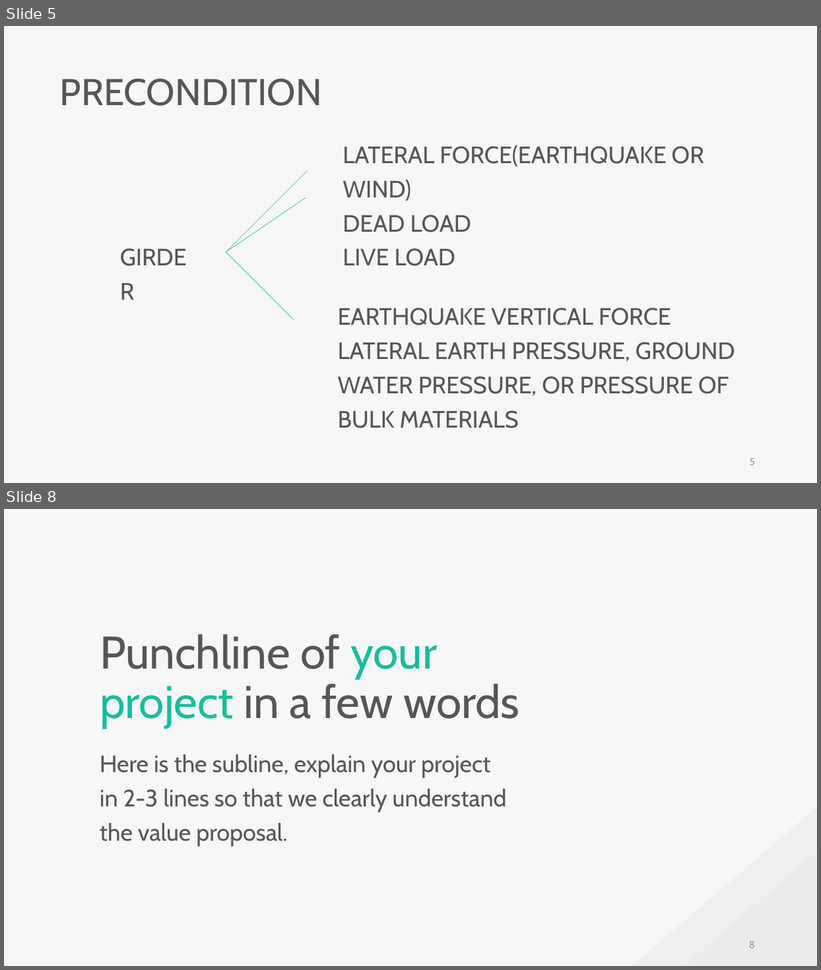
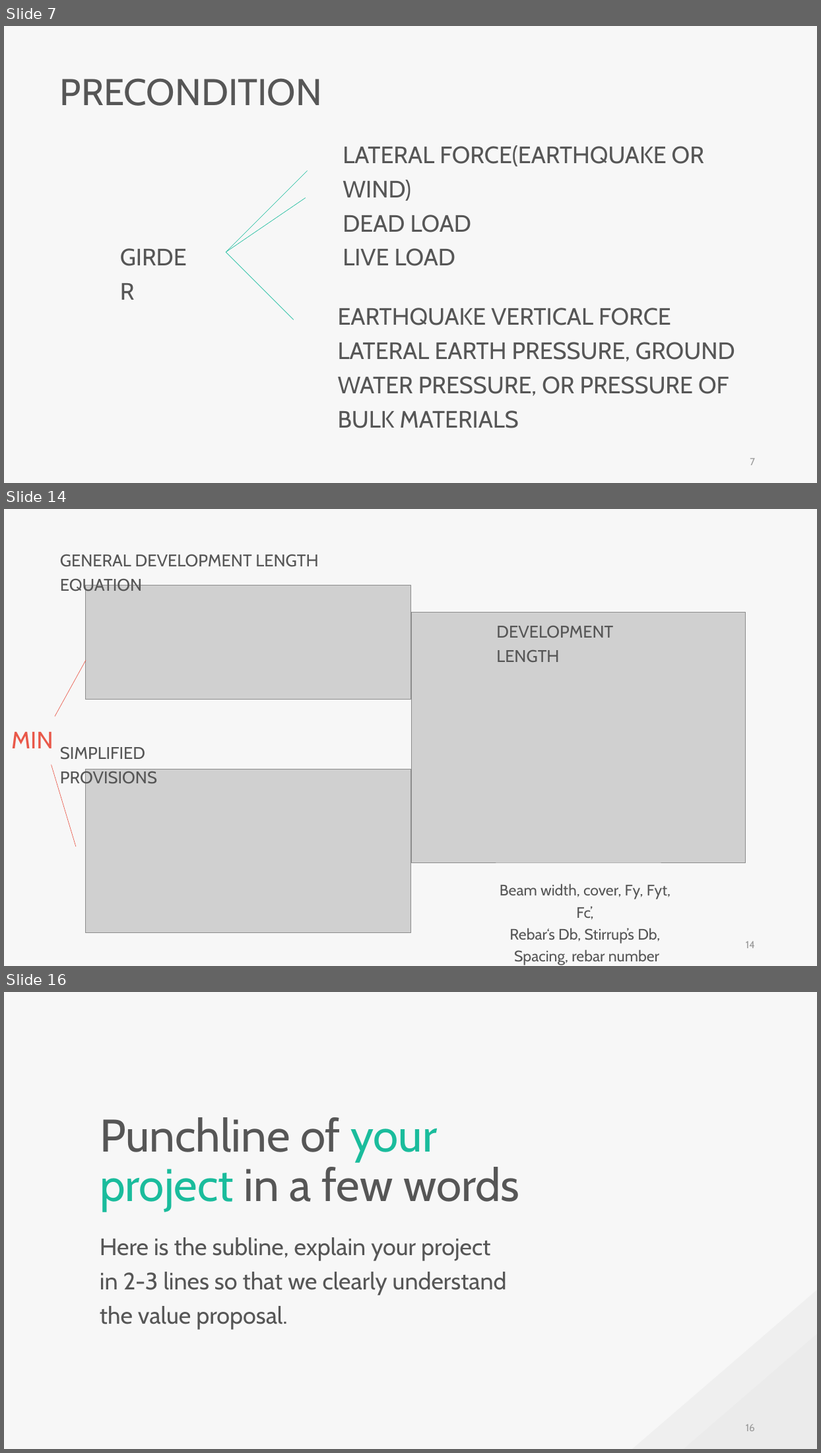
Before and after one commit to skyran1278/VbaProject, a slide deck: 20180126_SmartSplice/20180920_Meeting/20180920 Meeting.pptx. Shown one above the other, each under a label of ours: slides 5 and 8 before the commit, slides 7, 14 and 16 after it; the slides between them are not shown. The pictures are 821x970 and 821x1453 pixels, drawn with LibreOffice and Linux fonts; fonts in the diff are those of the drawing; grey boxes stand for pictures. Boxes give left, top, right and bottom in pixels: in the first picture for what was removed or moved away, otherwise in the second. Text is boxed around its words. In the diff, an @@ line names an element or a change of style, - is before the commit and + after.

```diff
--- a/20180126_SmartSplice/20180920_Meeting/20180920 Meeting.pptx
+++ b/20180126_SmartSplice/20180920_Meeting/20180920 Meeting.pptx
@@ slide 14 added at <box>4,509,817,966</box>, background #F7F7F7 @@
@@ text added at <box>60,554,318,594</box>, 20 pt, text #565656 @@
+GENERAL DEVELOPMENT LENGTH EQUATION
@@ picture added at <box>86,586,411,699</box> @@
@@ picture added at <box>411,613,746,863</box> @@
@@ text added at <box>496,626,613,662</box>, 20 pt, text #565656 @@
+DEVELOPMENT LENGTH
@@ line added from (55, 716) to (86, 660), #E95849 0.5 pt @@
@@ text added at <box>11,732,53,749</box>, 28 pt, text #E95849 @@
+MIN
@@ line added from (51, 765) to (76, 847), #E95849 0.5 pt @@
@@ text added at <box>60,747,157,787</box>, 20 pt, text #565656 @@
+SIMPLIFIED PROVISIONS
@@ picture added at <box>86,770,411,933</box> @@
@@ text added at <box>500,884,671,966</box>, 18 pt, text #565656 @@
+Beam width, cover, Fy, Fyt, Fc’,
+Rebar‘s Db, Stirrup’s Db,
+Spacing, rebar number
@@ page number added at <box>746,941,755,949</box>, 12 pt, text #9A9A9A @@
+14
@@ what was slide 5 is now slide 7 @@
@@ page number at <box>750,458,755,466</box>: text changed @@
-5
+7
@@ what was slide 8 is now slide 16 @@
@@ page number at <box>746,1424,755,1432</box>: text changed @@
-8
+16
```
Also in this commit, not shown: 5 slides changed, 7 other slides added, 3 other files.
